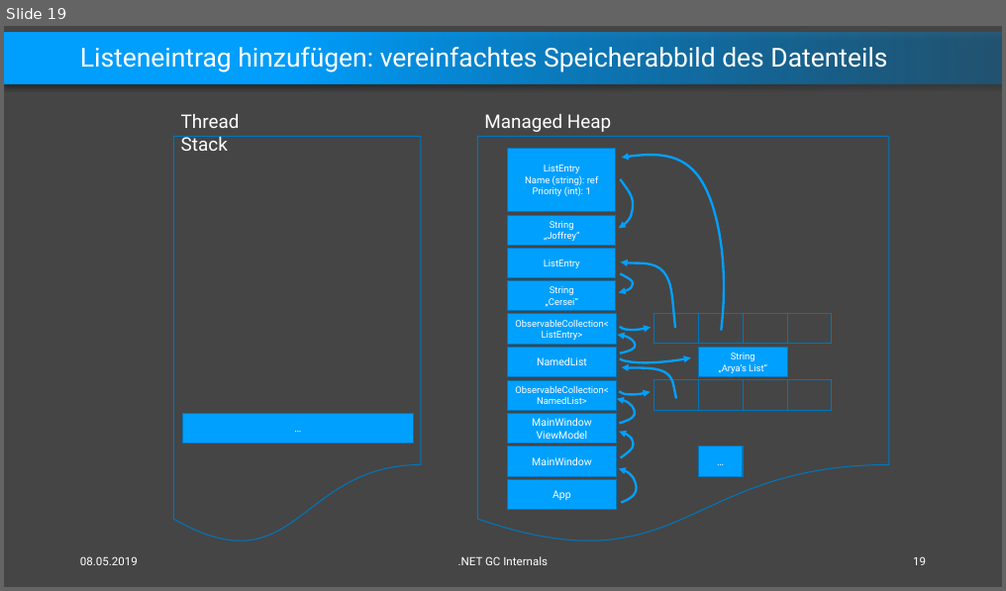
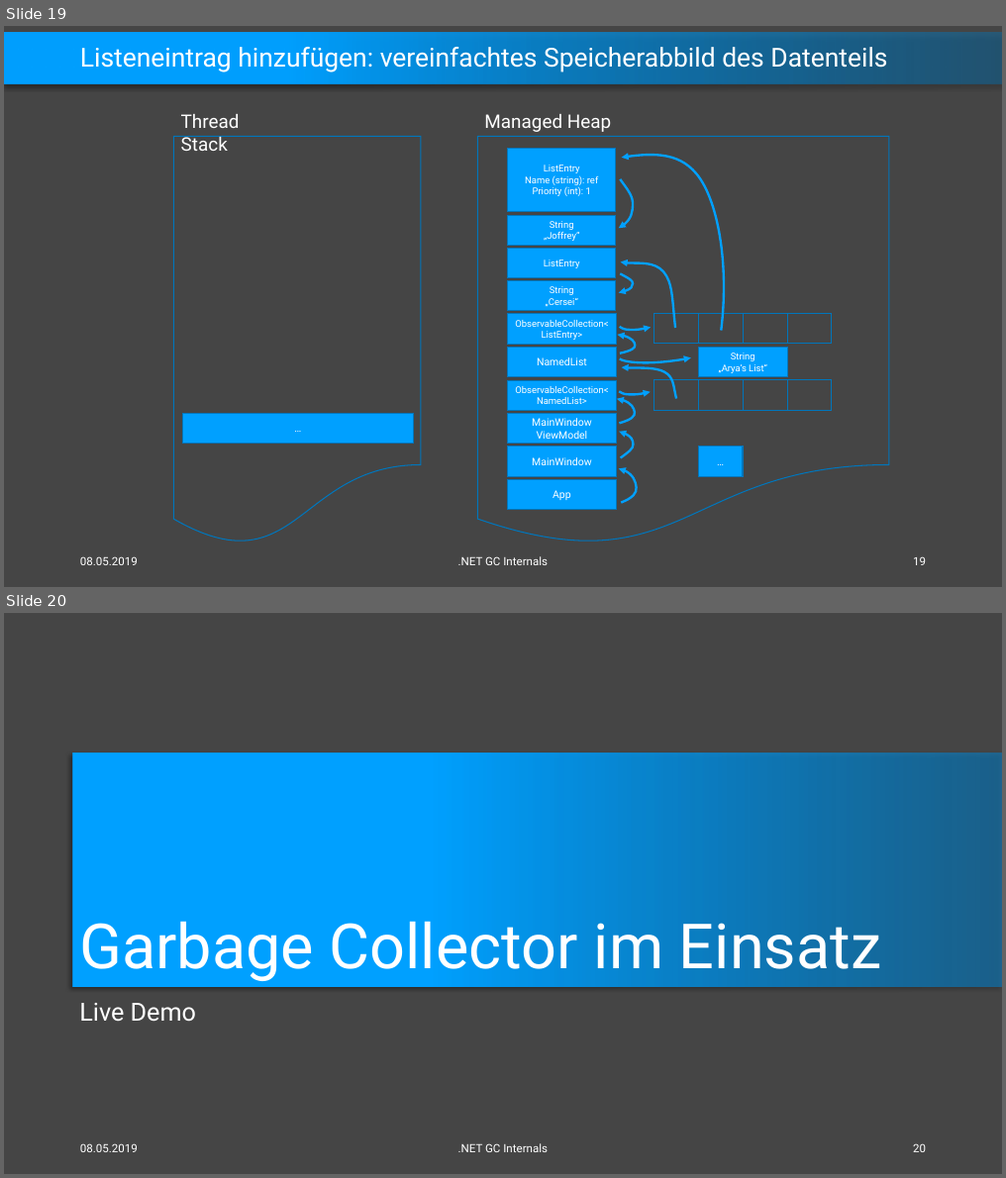
Before and after one commit to feO2x/DotnetGCInternals, a slide deck: Dotnet GC Internals.pptx. Shown one above the other, each under a label of ours: slide 19 before the commit, slides 19 and 20 after it. The pictures are 1006x591 and 1006x1178 pixels, drawn with LibreOffice and Linux fonts; fonts in the diff are those of the drawing. Boxes give left, top, right and bottom in pixels: in the first picture for what was removed or moved away, otherwise in the second. Text is boxed around its words. In the diff, an @@ line names an element or a change of style, - is before the commit and + after.

```diff
--- a/Dotnet GC Internals.pptx
+++ b/Dotnet GC Internals.pptx
@@ slide 20 added at (x1=4, y1=613, x2=1002, y2=1174), background #454545 @@
@@ rectangle added at (x1=73, y1=753, x2=1002, y2=986), fill gradient #0088D9 to #00A0FF @@
@@ title added at (x1=79, y1=921, x2=881, y2=981), 60 pt, text #FFFFFF @@
+Garbage Collector im Einsatz
@@ text added at (x1=79, y1=1003, x2=196, y2=1022), 24 pt, text #FFFFFF @@
+Live Demo
@@ text added at (x1=80, y1=1144, x2=138, y2=1153), 11 pt, text #FFFFFF @@
+08.05.2019
@@ text added at (x1=458, y1=1144, x2=548, y2=1153), 11 pt, text #FFFFFF @@
+.NET GC Internals
@@ page number added at (x1=913, y1=1144, x2=926, y2=1153), 11 pt, text #FFFFFF @@
+20
```
Also in this commit, not shown: 12 other slides added.
